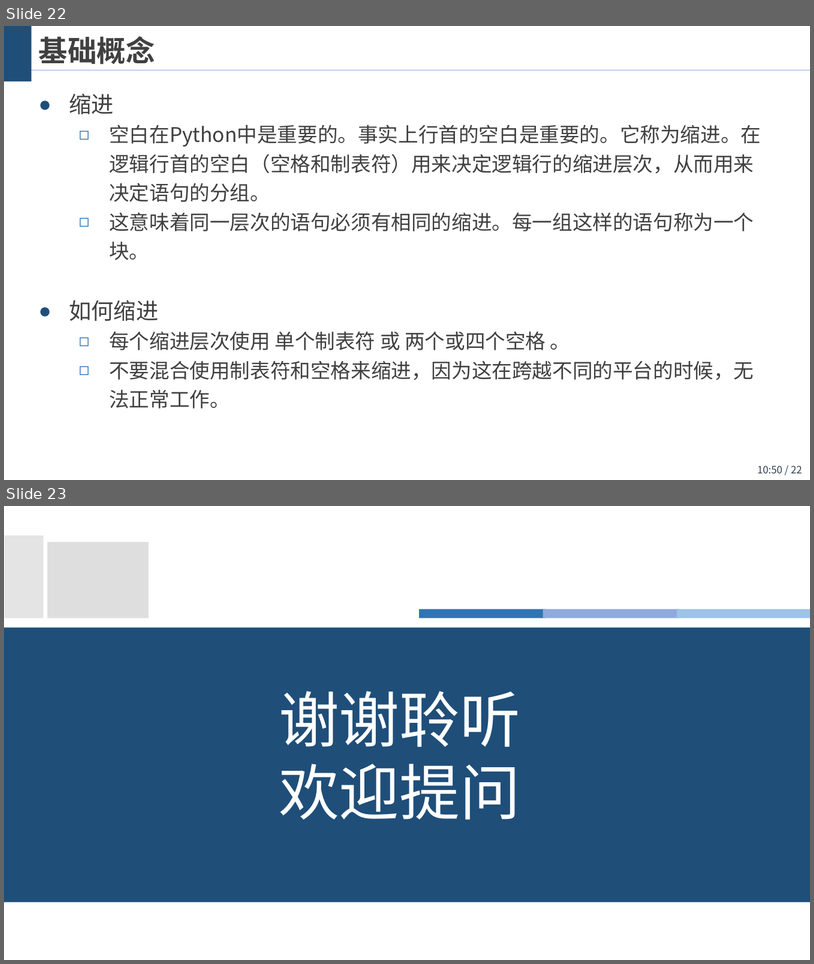
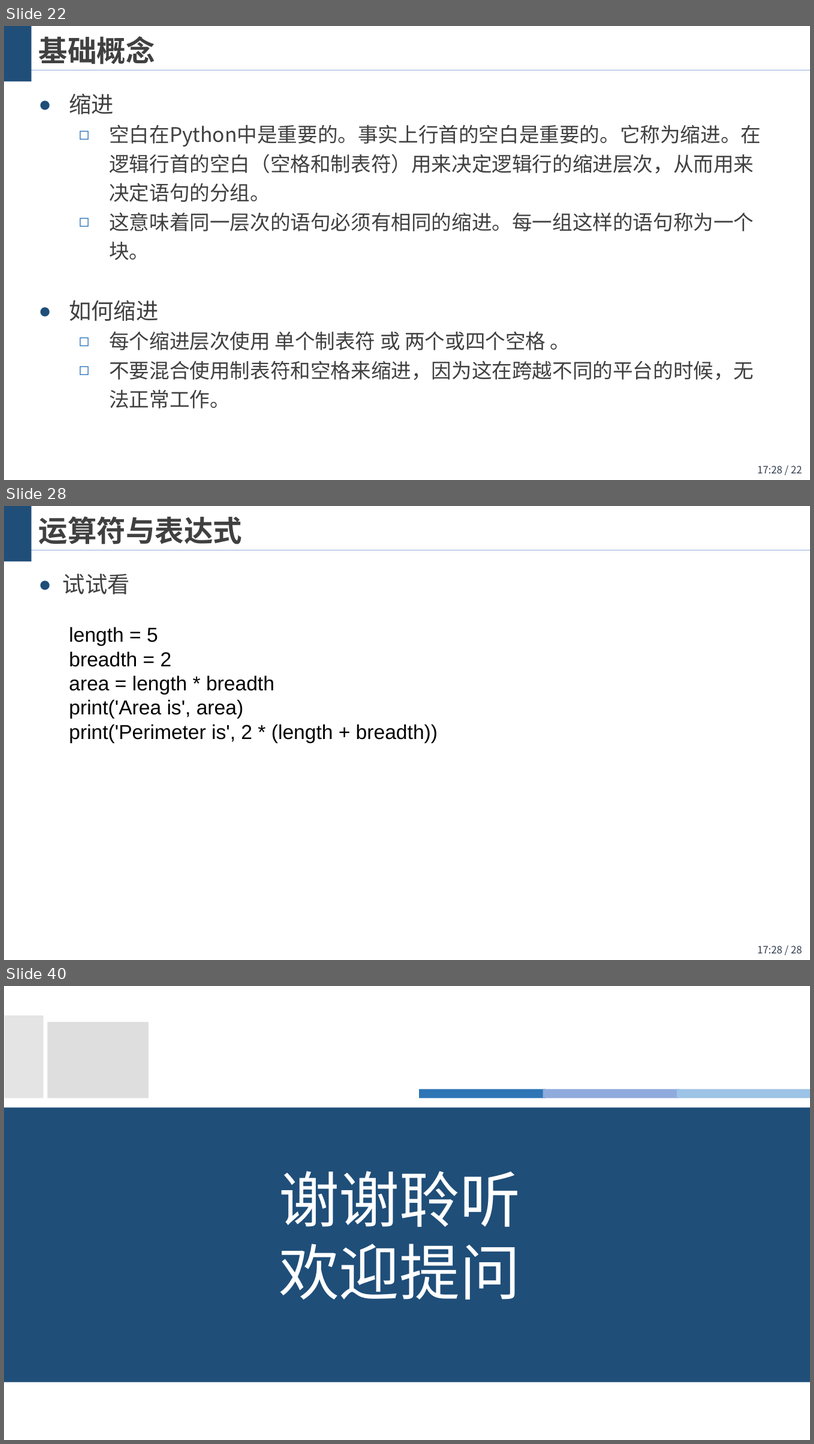
Before and after one commit to wangjin0818/Artificial_Intelligence_Generic_2023, a slide deck: Chapter 02/Python Programming I.pptx. Shown one above the other, each under a label of ours: slides 22 and 23 before the commit, slides 22, 28 and 40 after it; the slides between them are not shown. The pictures are 814x964 and 814x1444 pixels, drawn with LibreOffice and Linux fonts; fonts in the diff are those of the drawing; background and template pictures are left out. Boxes give left, top, right and bottom in pixels: in the first picture for what was removed or moved away, otherwise in the second. Text is boxed around its words. In the diff, an @@ line names an element or a change of style, - is before the commit and + after.

```diff
--- a/Chapter 02/Python Programming I.pptx
+++ b/Chapter 02/Python Programming I.pptx
@@ slide 28 added at [4, 506, 810, 960], background #FFFFFF; not listed: 3 template elements that a slide beside it also shows @@
@@ title added at [39, 516, 243, 544], 26 pt, text #404040, bold @@
+运算符与表达式
@@ text added at [63, 574, 130, 594], 20 pt, text #404040 @@
+● 试试看
@@ text added at [69, 627, 438, 742], 18 pt, text #000000 @@
+length = 5
+breadth = 2
+area = length * breadth
+print('Area is', area)
+print('Perimeter is', 2 * (length + breadth))
@@ page number at [758, 465, 803, 473]: text changed @@
-10:50 / 22
+17:28 / 22
@@ what was slide 23 is now slide 40 @@
```
Also in this commit, not shown: 16 other slides added, 1 other file.
